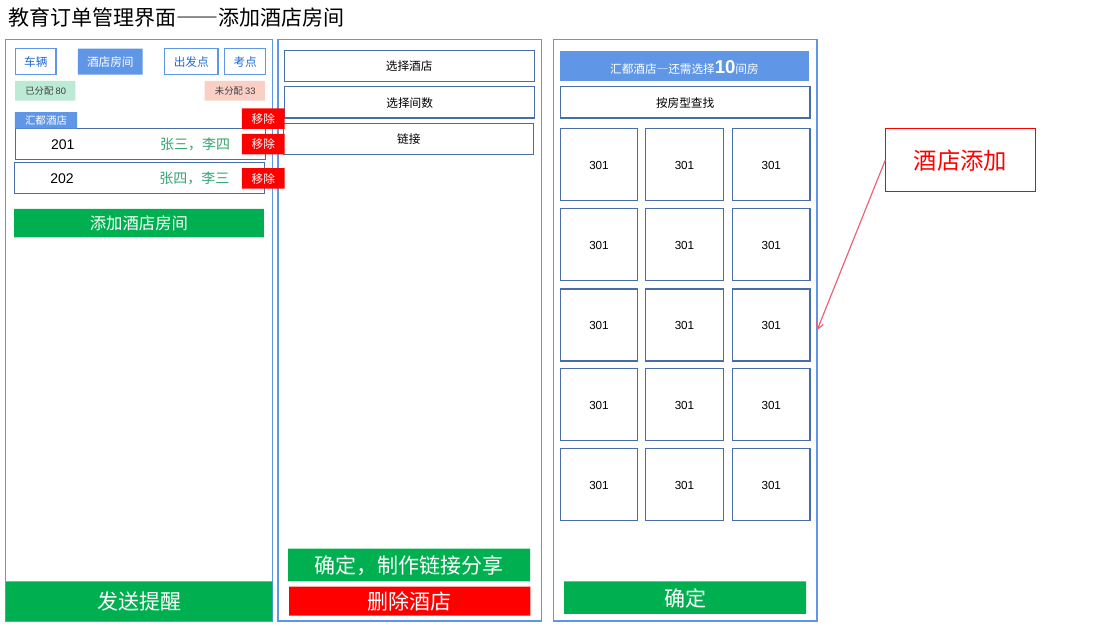
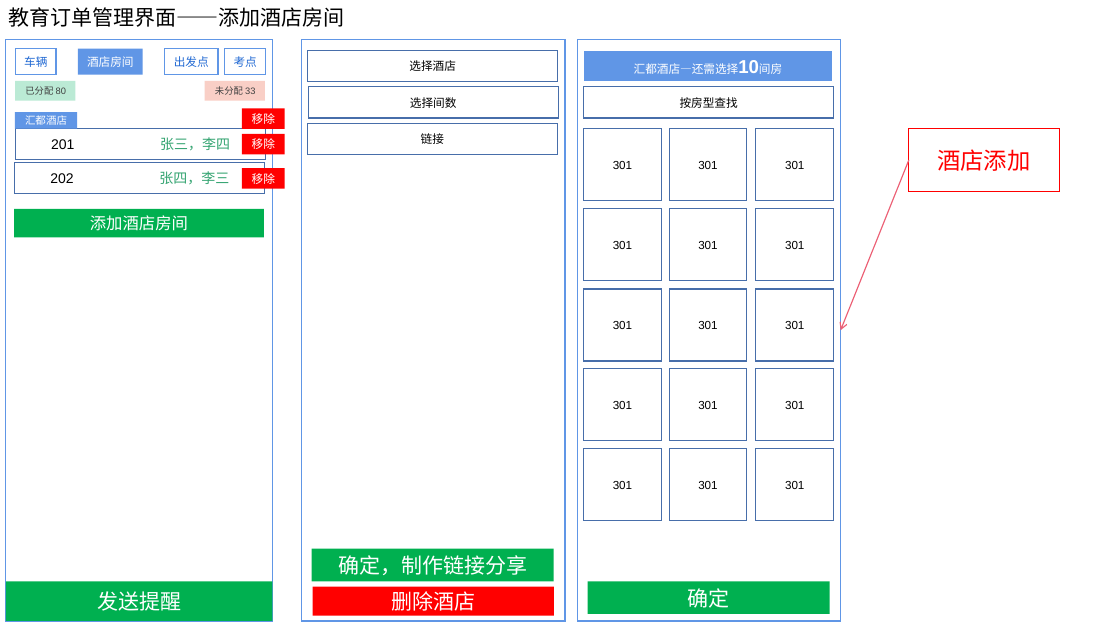
Before and after one commit to ISheenSomeOne/eTeam, a slide deck: slide 18 of 界面设计/eTeam界面—团队.pptx. Drawn at 1120x630 pixels with LibreOffice and Linux fonts; fonts in the diff are those of the drawing. Boxes give left, top, right and bottom in pixels: in the first picture for what was removed or moved away, otherwise in the second. Text is boxed around its words. In the diff, an @@ line names an element or a change of style, - is before the commit and + after.

Commit message:
update

```diff
--- a/界面设计/eTeam界面—团队.pptx
+++ b/界面设计/eTeam界面—团队.pptx
@@ 26 rectangles, 1 arrow: place and size @@
-26 rectangles, 1 arrow at [278, 39, 1036, 621]
+26 rectangles, 1 arrow at [302, 39, 1060, 621]
```
